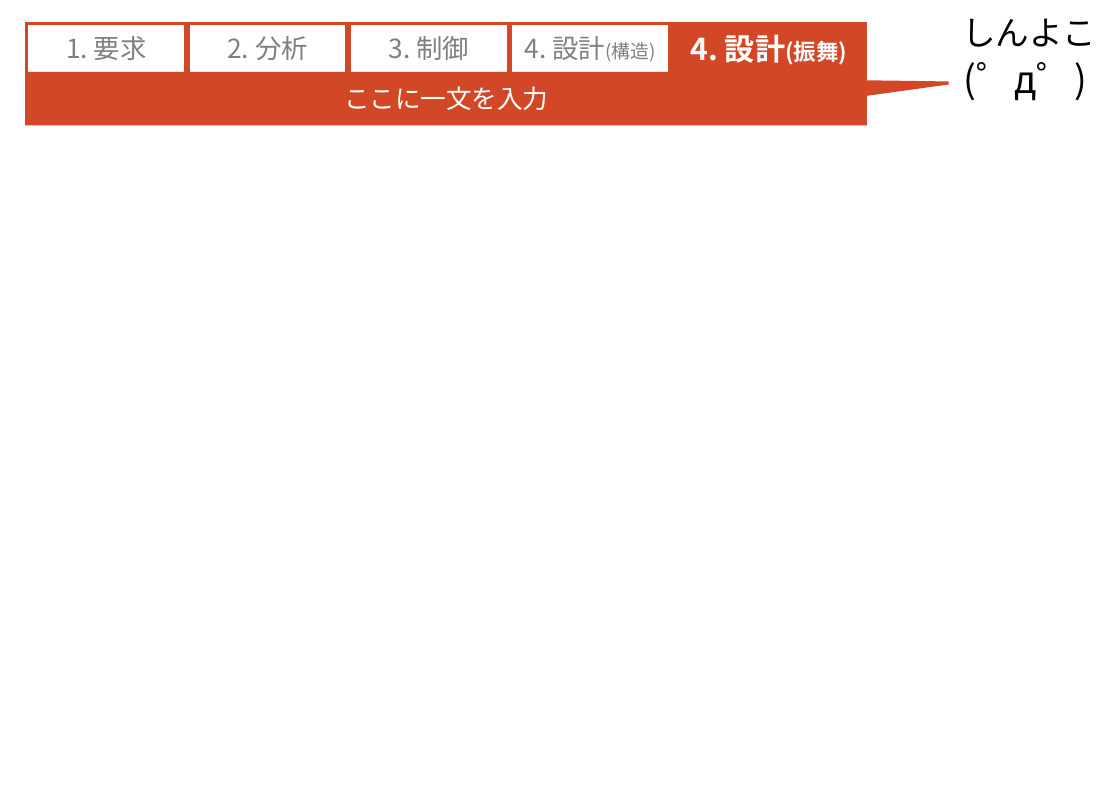
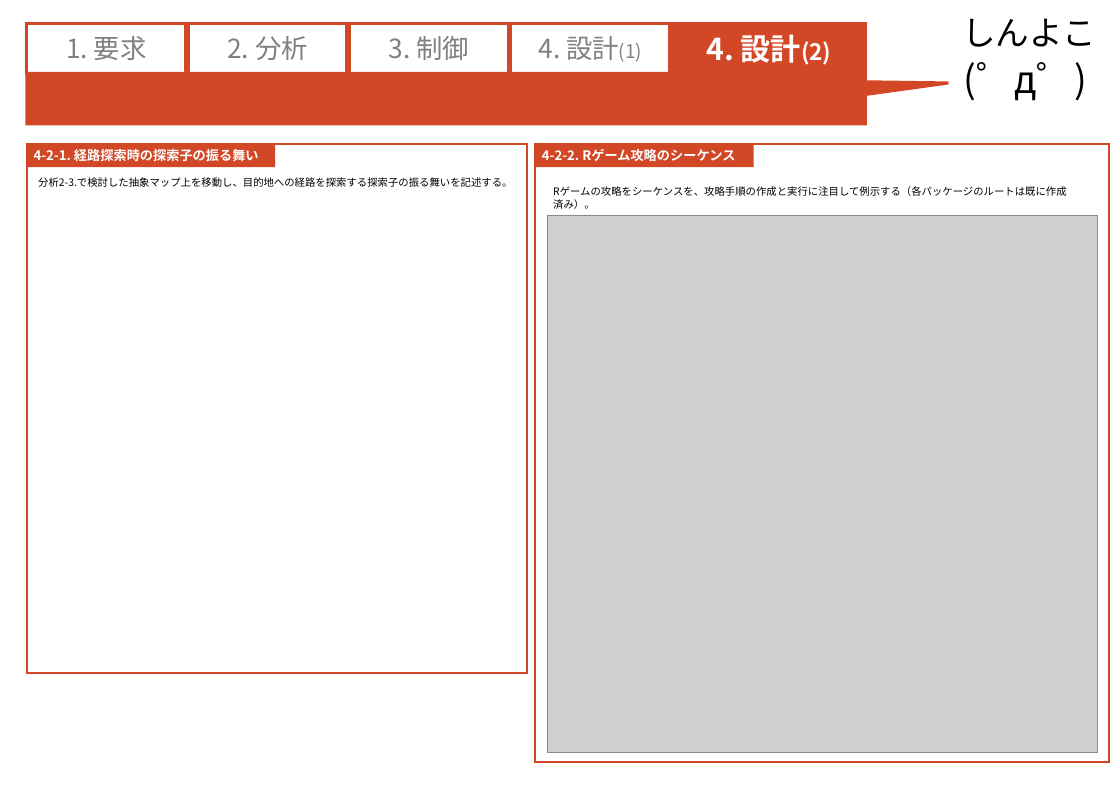
Before and after one commit to RITS-ETrobo/Yokohama, a slide deck: slide 2 of design/2016/models/4_design_model.pptx. Drawn at 1120x792 pixels with LibreOffice and Linux fonts; fonts in the diff are those of the drawing; grey boxes stand for pictures; background and template pictures are left out. Boxes give left, top, right and bottom in pixels: in the first picture for what was removed or moved away, otherwise in the second. Text is boxed around its words. In the diff, an @@ line names an element or a change of style, - is before the commit and + after.

```diff
--- a/design/2016/models/4_design_model.pptx
+++ b/design/2016/models/4_design_model.pptx
@@ text in rounded rectangle at <box>538,36,642,62</box>: text changed @@
-4. 設計(構造)
+4. 設計(1)
@@ text in rounded rectangle at <box>706,34,831,65</box>: text changed @@
-4. 設計(振舞)
+4. 設計(2)
@@ text in speech box at <box>344,86,548,110</box>: text removed @@
-ここに一文を入力
@@ rectangle added at <box>27,144,528,673</box>, outline #D24726 2 pt @@
@@ rectangle added at <box>27,144,276,167</box>, fill #D24726, 14 pt, text #FFFFFF, bold @@
+4-2-1. 経路探索時の探索子の振る舞い
@@ rectangle added at <box>535,144,1109,763</box>, outline #D24726 2 pt @@
@@ rectangle added at <box>535,144,753,167</box>, fill #D24726, 14 pt, text #FFFFFF, bold @@
+4-2-2. Rゲーム攻略のシーケンス
@@ text added at <box>38,177,512,187</box>, 11 pt, text #000000 @@
+分析2-3.で検討した抽象マップ上を移動し、目的地への経路を探索する探索子の振る舞いを記述する。
@@ text added at <box>553,186,1066,209</box>, 11 pt, text #000000 @@
+Rゲームの攻略をシーケンスを、攻略手順の作成と実行に注目して例示する（各パッケージのルートは既に作成済み）。
@@ picture added at <box>547,215,1097,752</box> @@
```
Also in this commit, not shown: 1 other slide changed.
